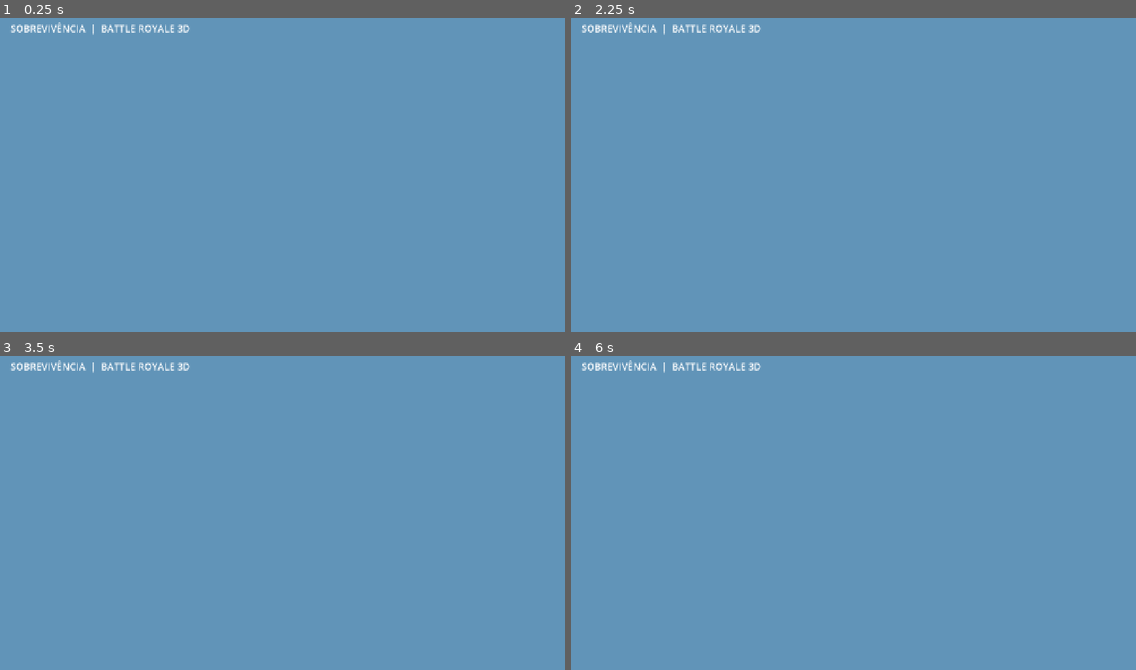
Above: before the commit, frames 1-4 (two rows, left to right).
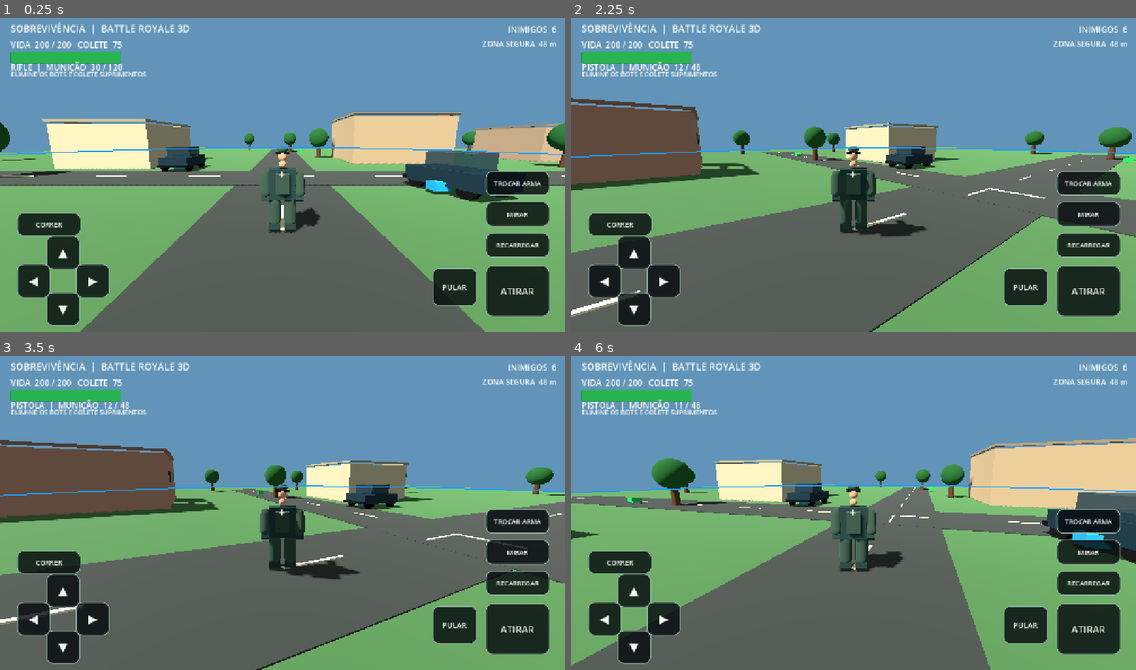
Above: after the commit, the same moments.

Repository: Pedra12/FreeFire2D
Game: Godot game, scene res://scenes/Main3D.tscn
The game is run twice, just before and just after one commit, with the same random seed, the same clock (stepped at 60 frames per second) and the same inputs.
Inputs (mouse positions are in pixels of both pictures, inside the frame that each line leads up to):
- Up to frame 1 (0.25 s): no input
- Up to frame 2 (2.25 s): click (1090, 184) at 0.5 s, where only the run after the commit has a clickable "TROCAR ARMA"; click (633, 253) at 1.25 s, where only the run after the commit has a clickable "▲"; click (633, 310) at 2 s, where only the run after the commit has a clickable "▼"
- Up to frame 3 (3.5 s): click (33, 619) at 2.75 s, where only the run after the commit has a clickable "◀"
- Up to frame 4 (6 s): click (661, 619) at 3.5 s, where only the run after the commit has a clickable "▶"; click (1023, 626) at 4.25 s, where only the run after the commit has a clickable "PULAR"; click (1090, 629) at 5 s, where only the run after the commit has a clickable "ATIRAR"; click (1090, 553) at 5.75 s, where only the run after the commit has a clickable "MIRAR"

The runs differ from the first frame. In frame 1, 66% of the frame differs, in the area x 0-100%, y 2-100%; in frame 2, 65%; in frame 3, 66%; in frame 4, 66%.
Error before the commit: Parse Error: Cannot infer the type of "over_right_hud" variable because the value doesn't have a set type. (res://scripts/Player3D.gd:114)

Commit message:
Fix strict GDScript type inference for Android export

Diff:
--- a/prototype3d/scripts/Player3D.gd
+++ b/prototype3d/scripts/Player3D.gd
@@ -111,7 +111,7 @@
 func _input(event: InputEvent) -> void:
 	if event is InputEventScreenDrag:
 		var viewport_size := get_viewport().get_visible_rect().size
-		var over_right_hud := event.position.x > viewport_size.x * 0.75 and event.position.y > viewport_size.y * 0.55
+		var over_right_hud: bool = event.position.x > viewport_size.x * 0.75 and event.position.y > viewport_size.y * 0.55
 		if event.position.x > viewport_size.x * 0.42 and not over_right_hud:
 			_rotate_camera(event.relative * touch_sensitivity)
 	elif event is InputEventMouseMotion and Input.is_mouse_button_pressed(MOUSE_BUTTON_RIGHT):
@@ -276,7 +276,8 @@
 	weapon_fire_interval = weapon_intervals[weapon_index]
 	ammo = weapon_magazines[weapon_index]
 	reserve_ammo = weapon_reserves[weapon_index]
-	var weapon_size := [Vector3(0.13, 0.13, 0.85), Vector3(0.11, 0.12, 0.42), Vector3(0.18, 0.18, 0.72), Vector3(0.12, 0.13, 0.62)][weapon_index]
+	var weapon_sizes: Array[Vector3] = [Vector3(0.13, 0.13, 0.85), Vector3(0.11, 0.12, 0.42), Vector3(0.18, 0.18, 0.72), Vector3(0.12, 0.13, 0.62)]
+	var weapon_size: Vector3 = weapon_sizes[weapon_index]
 	if is_instance_valid(weapon):
 		var mesh := BoxMesh.new()
 		mesh.size = weapon_size
